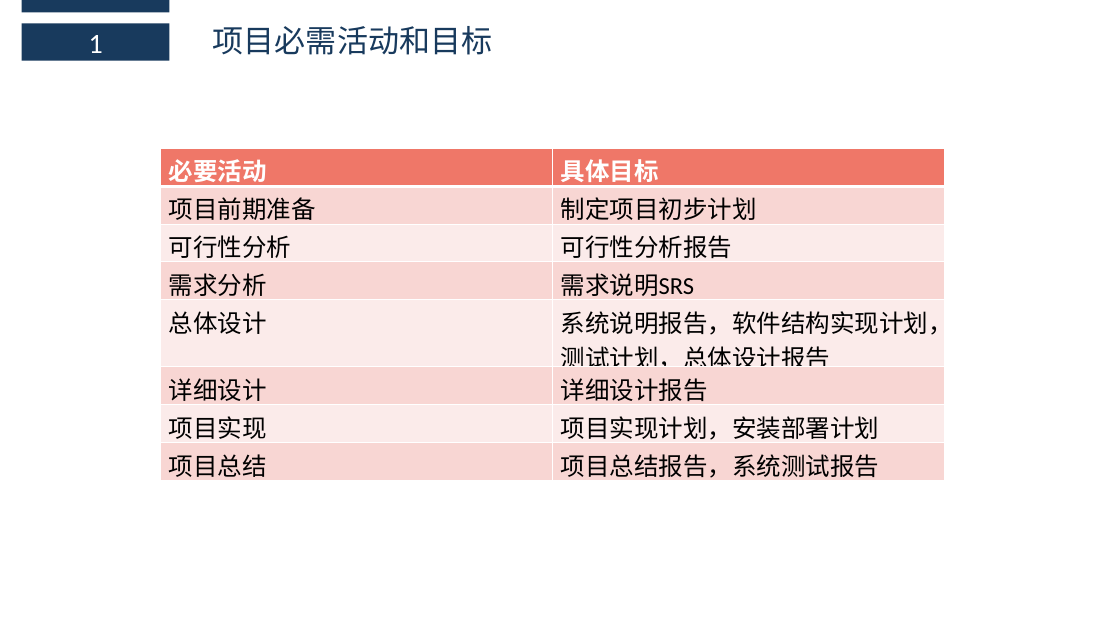
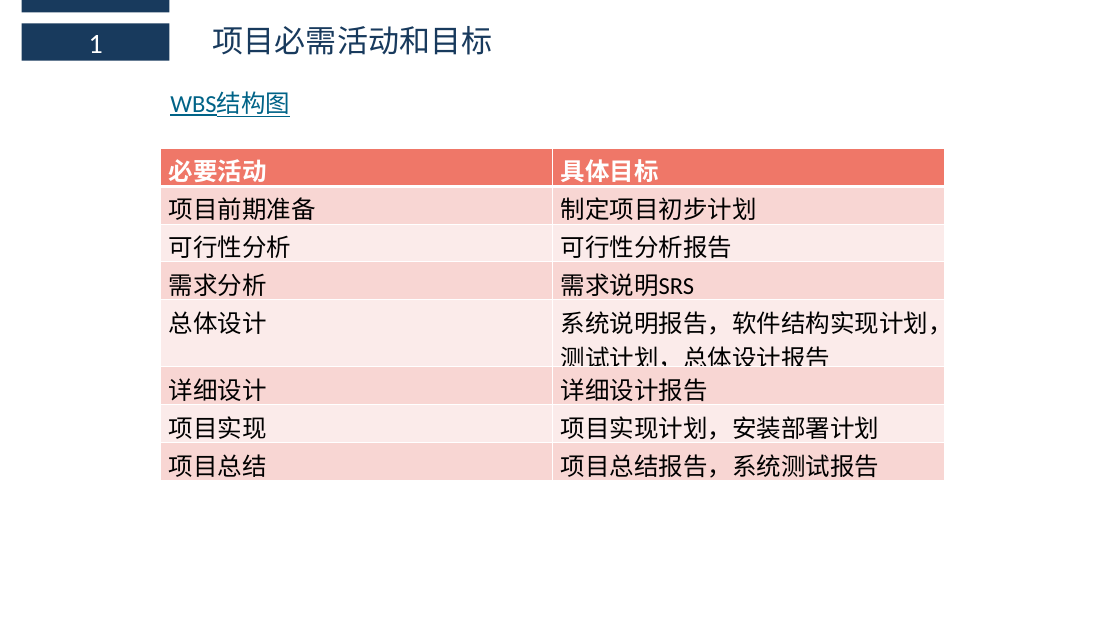
Before and after one commit to boboHh/Wine-APP, a slide deck: slide 14 of SE2018春-G17-项目计划PPT.pptx. Drawn at 1120x630 pixels with LibreOffice and Linux fonts; fonts in the diff are those of the drawing. Boxes give left, top, right and bottom in pixels: in the first picture for what was removed or moved away, otherwise in the second. Text is boxed around its words. In the diff, an @@ line names an element or a change of style, - is before the commit and + after.

```diff
--- a/SE2018春-G17-项目计划PPT.pptx
+++ b/SE2018春-G17-项目计划PPT.pptx
@@ text added at box(170, 92, 290, 117), 21 pt, text #006387, underline @@
+WBS结构图
```
Also in this commit, not shown: 3 other slides changed, 1 slide added, 1 slide removed, 3 other files.
